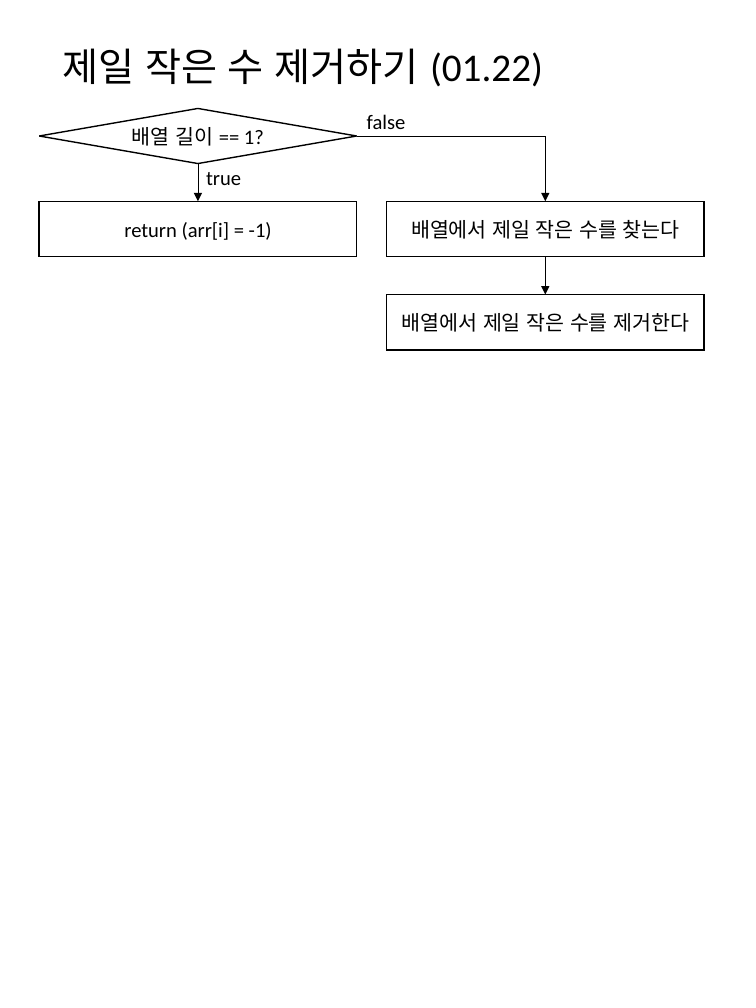
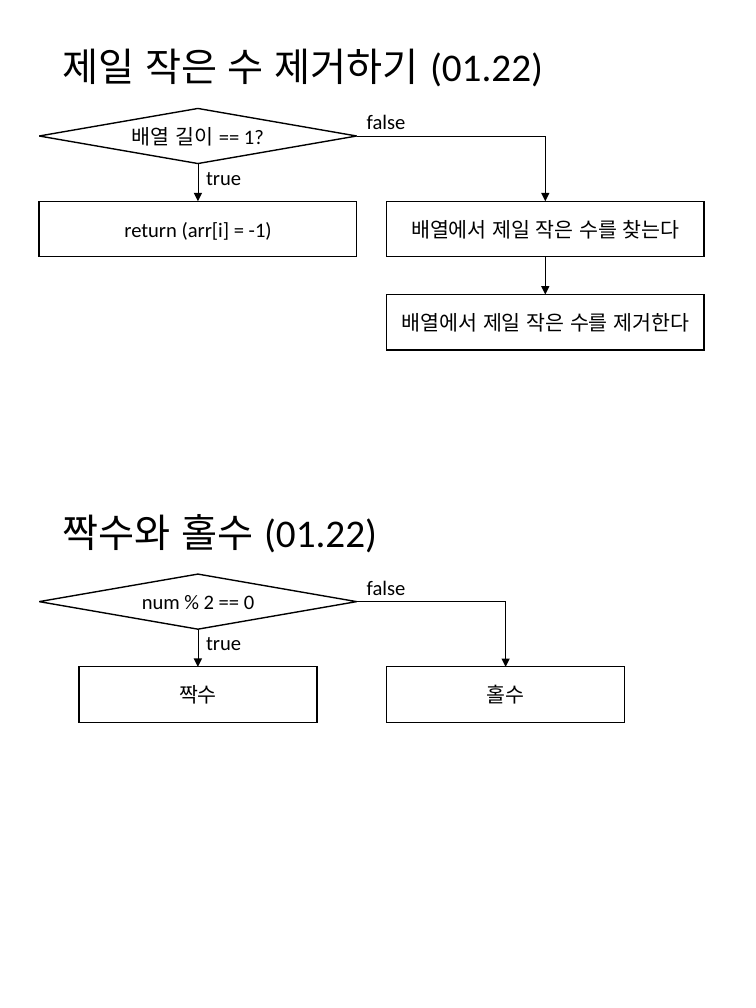
Before and after one commit to mornings9047/Algorithms_Programmers, a slide deck: slide 25 of 알고리즘_프로그래머스_Level01_순서도.pptx. Drawn at 756x1008 pixels with LibreOffice and Linux fonts; fonts in the diff are those of the drawing. Boxes give left, top, right and bottom in pixels: in the first picture for what was removed or moved away, otherwise in the second. Text is boxed around its words. In the diff, an @@ line names an element or a change of style, - is before the commit and + after.

Commit message:
짝수와 홀수

```diff
--- a/알고리즘_프로그래머스_Level01_순서도.pptx
+++ b/알고리즘_프로그래머스_Level01_순서도.pptx
@@ text added at box(62, 514, 377, 553), 28 pt, text #000000 @@
+짝수와 홀수 (01.22)
@@ group added at box(39, 575, 624, 723): 2 rectangles, 2 texts, 1 diamond, 1 arrow, 1 elbow arrow @@
+num % 2 == 0
+짝수
+true
+홀수
+false
```
Also in this commit, not shown: 2 other files.
